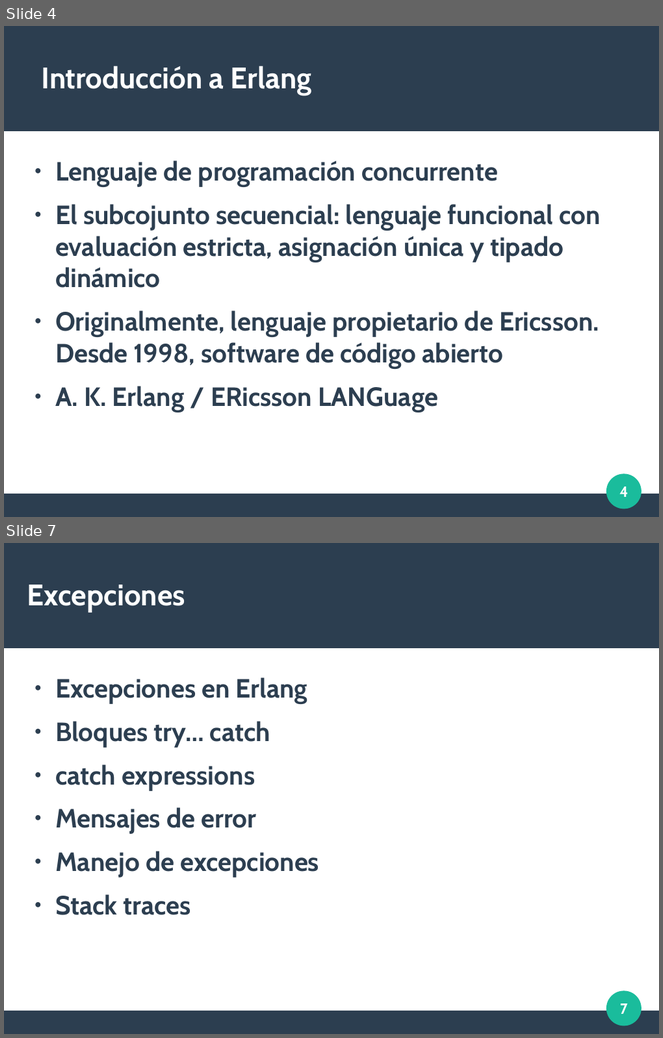
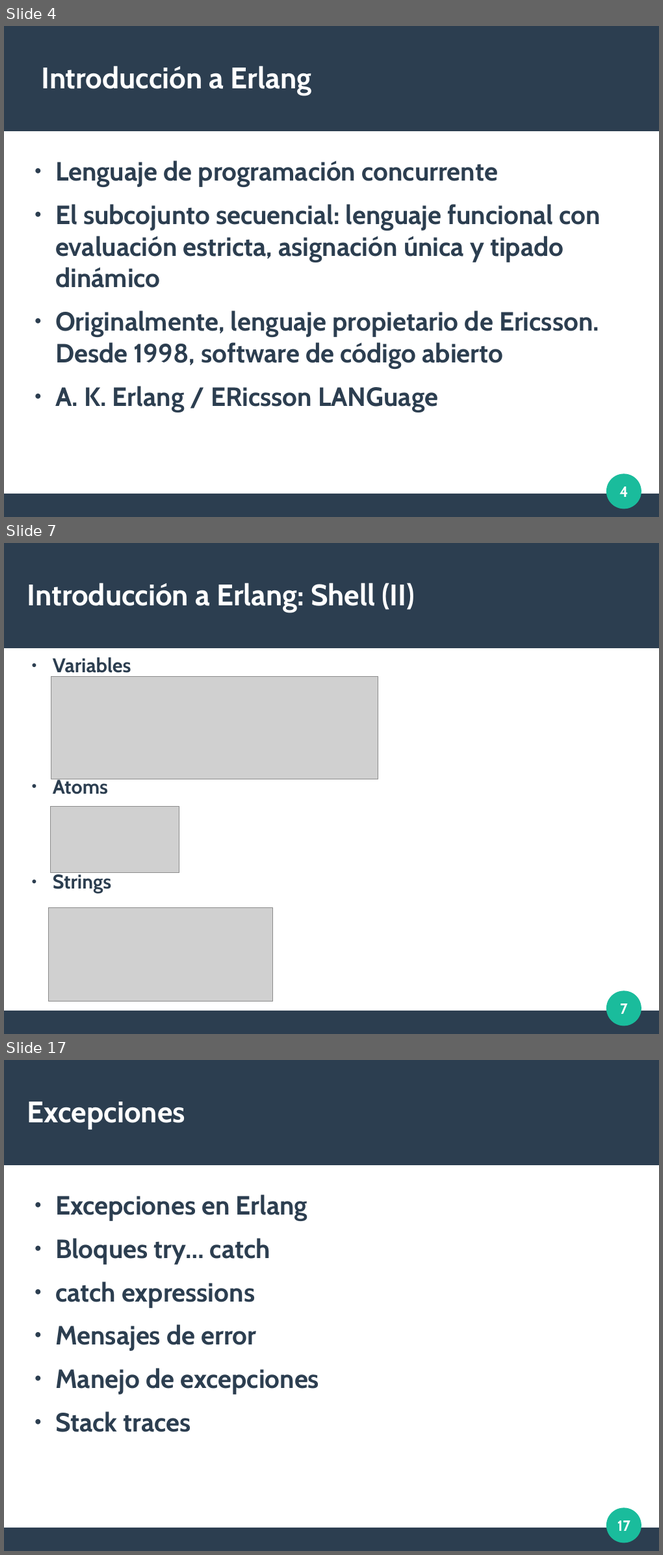
Before and after one commit to duqueGZ/erlang_101, a slide deck: doc/slides_erlang_101.odp. Shown one above the other, each under a label of ours: slides 4 and 7 before the commit, slides 4, 7 and 17 after it; the slides between them are not shown. The pictures are 663x1038 and 663x1555 pixels, drawn with LibreOffice and Linux fonts; fonts in the diff are those of the drawing; grey boxes stand for pictures. Boxes give left, top, right and bottom in pixels: in the first picture for what was removed or moved away, otherwise in the second. Text is boxed around its words. In the diff, an @@ line names an element or a change of style, - is before the commit and + after.

```diff
--- a/doc/slides_erlang_101.odp
+++ b/doc/slides_erlang_101.odp
@@ slide 7 added at (x1=4, y1=543, x2=659, y2=1034), background #FFFFFF; not listed: 3 template elements that a slide beside it also shows @@
@@ title added at (x1=27, y1=583, x2=415, y2=613), 36 pt, text #FFFFFF, bold @@
+Introducción a Erlang: Shell (II)
@@ text added at (x1=53, y1=657, x2=131, y2=893), 24 pt, text #2C3E50, bold @@
+● Variables
+● Atoms
+● Strings
@@ picture added at (x1=51, y1=676, x2=378, y2=779) @@
@@ picture added at (x1=50, y1=807, x2=180, y2=873) @@
@@ picture added at (x1=48, y1=908, x2=272, y2=1001) @@
@@ page number added at (x1=620, y1=1004, x2=628, y2=1014), 18 pt, text #FFFFFF, bold @@
+7
@@ what was slide 7 is now slide 17 @@
@@ page number at (x1=618, y1=1521, x2=631, y2=1531): text changed @@
-7
+17
```
Also in this commit, not shown: 3 slides changed, 10 other slides added, 6 other files.
